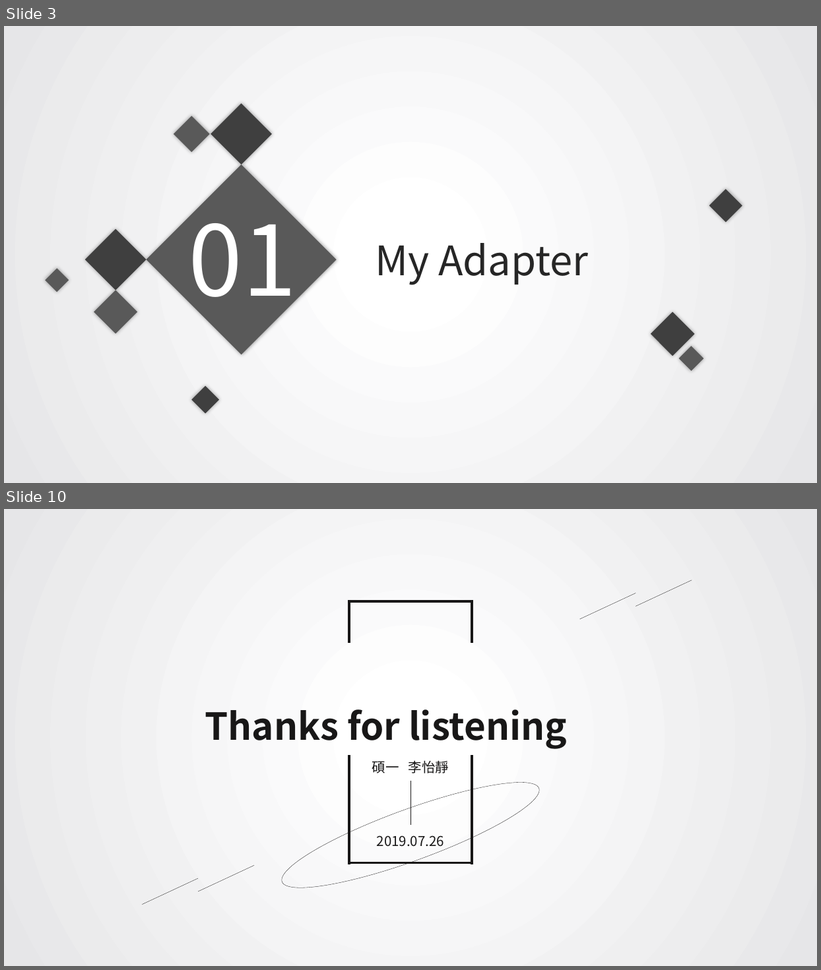
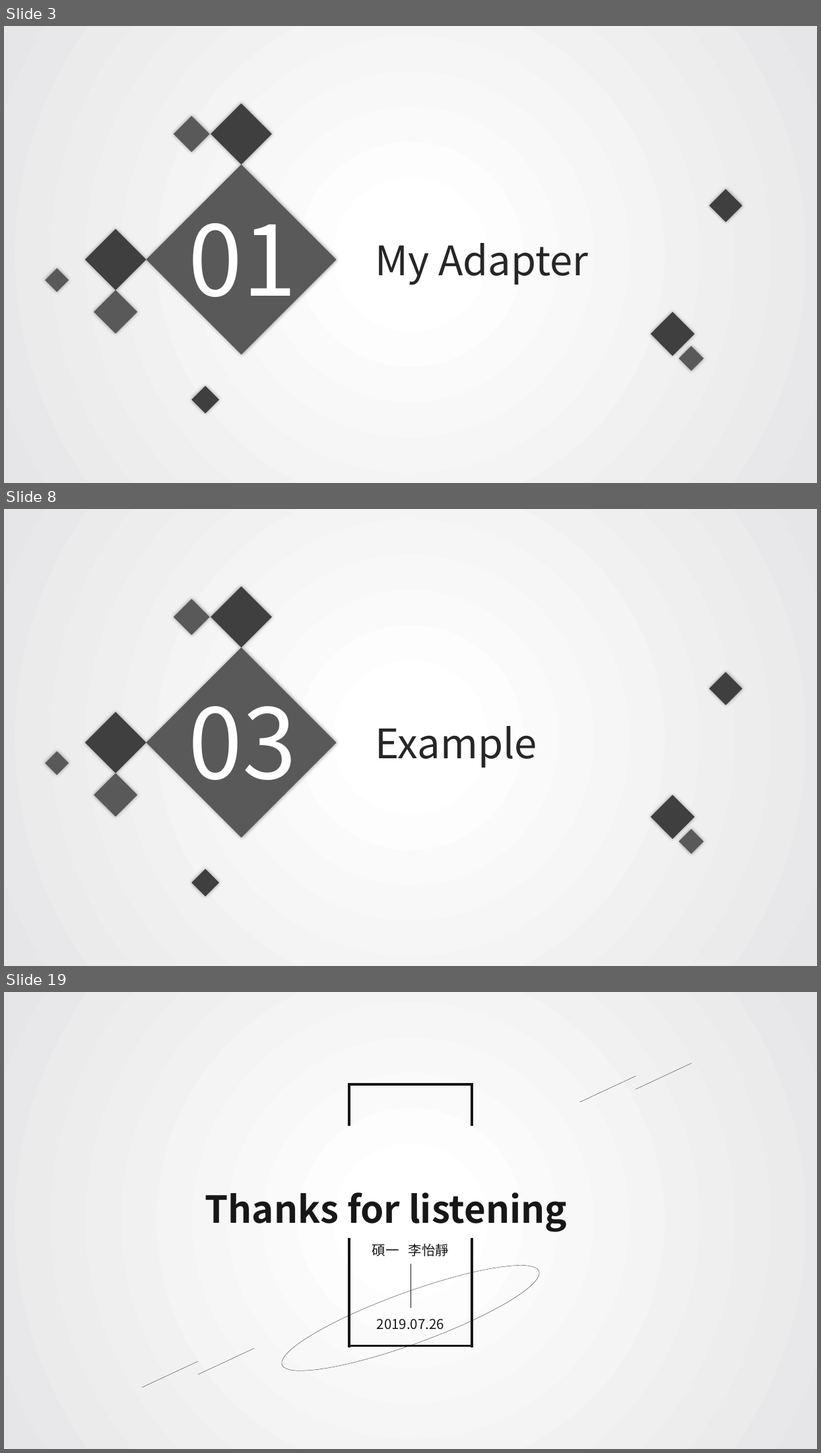
Before and after one commit to JoyceLi1210/JoyceLi1210.github.io, a slide deck: Android_HW3.pptx. Shown one above the other, each under a label of ours: slides 3 and 10 before the commit, slides 3, 8 and 19 after it; the slides between them are not shown. The pictures are 821x970 and 821x1453 pixels, drawn with LibreOffice and Linux fonts; fonts in the diff are those of the drawing; background and template pictures are left out. Boxes give left, top, right and bottom in pixels: in the first picture for what was removed or moved away, otherwise in the second. Text is boxed around its words. In the diff, an @@ line names an element or a change of style, - is before the commit and + after.

```diff
--- a/Android_HW3.pptx
+++ b/Android_HW3.pptx
@@ slide 8 added at bbox=[4, 509, 817, 966], background gradient #FFFFFF to #E6E6E8 @@
@@ rectangle added at bbox=[211, 587, 272, 648], fill #3F3F3F @@
@@ rectangle added at bbox=[174, 599, 210, 635], fill #595959 @@
@@ rectangle added at bbox=[147, 648, 337, 838], fill #595959 @@
@@ text added at bbox=[188, 680, 296, 803], 115 pt, text #FFFFFF @@
+03
@@ rectangle added at bbox=[710, 673, 742, 705], fill #3F3F3F @@
@@ rectangle added at bbox=[85, 712, 147, 774], fill #3F3F3F @@
@@ text added at bbox=[375, 726, 537, 768], 48 pt, text #262626 @@
+Example
@@ rectangle added at bbox=[45, 751, 69, 776], fill #595959 @@
@@ rectangle added at bbox=[94, 774, 137, 817], fill #595959 @@
@@ rectangle added at bbox=[651, 795, 695, 840], fill #3F3F3F @@
@@ rectangle added at bbox=[679, 829, 704, 854], fill #595959 @@
@@ rectangle added at bbox=[191, 869, 219, 896], fill #3F3F3F @@
@@ what was slide 10 is now slide 19 @@
```
Also in this commit, not shown: 2 slides changed, 13 other slides added, 5 slides removed.
